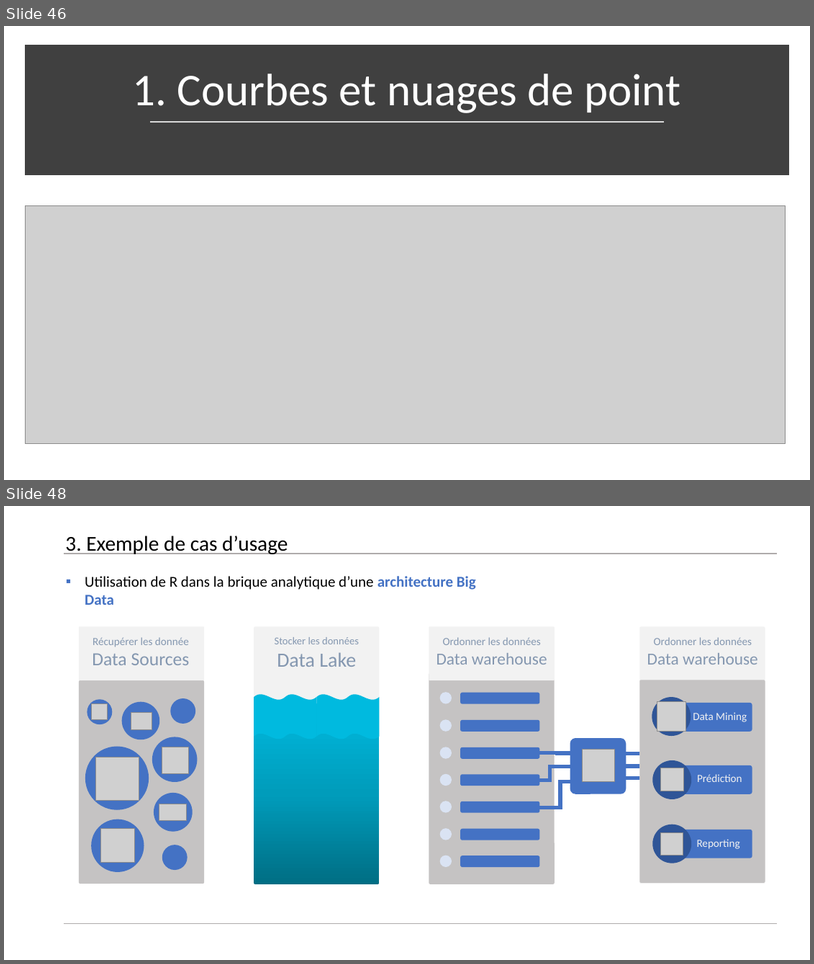
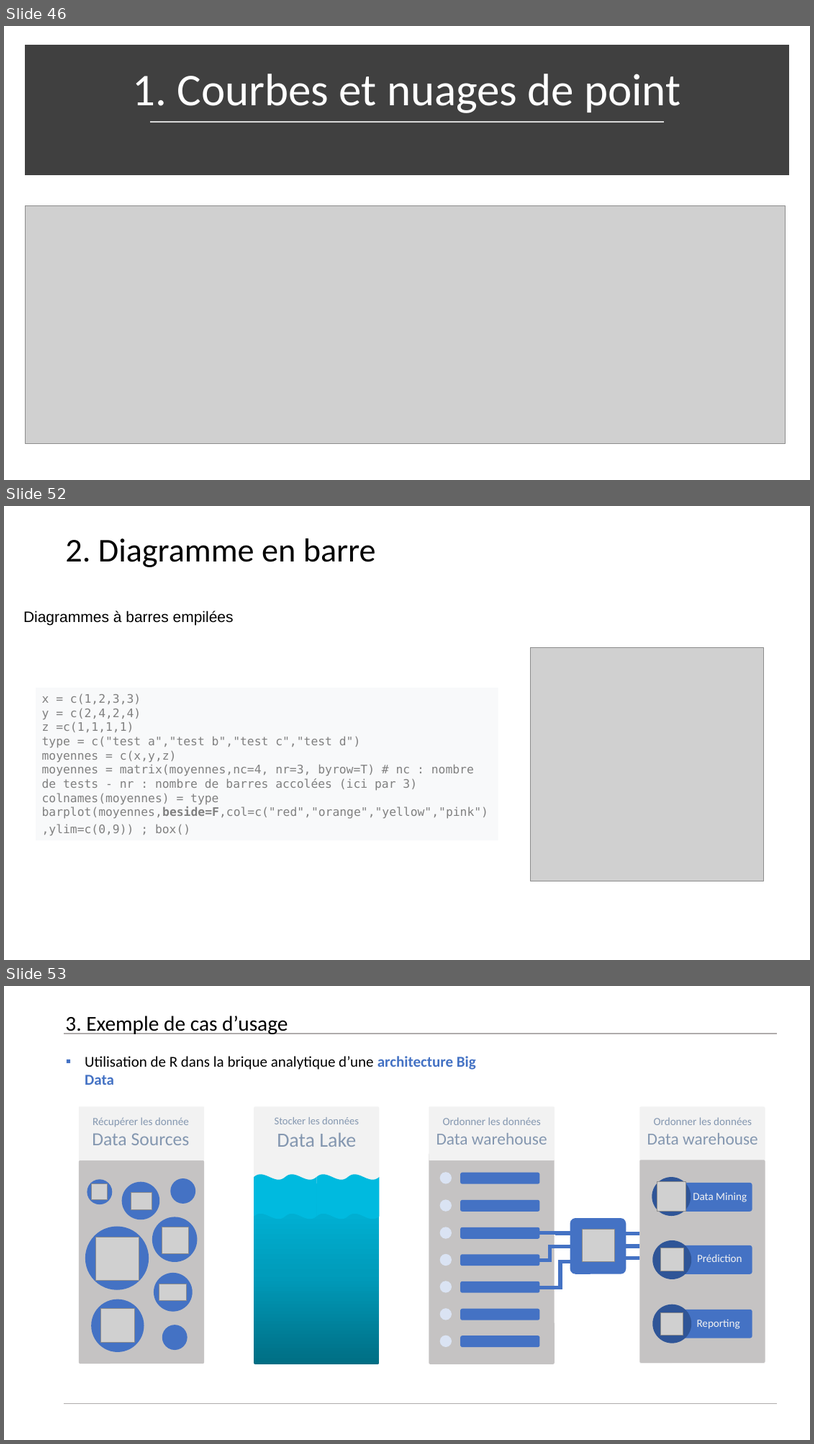
Before and after one commit to Arkantick/Enseignement_EPSI_LangageR, a slide deck: EPSI/Langage R/Généralités R/Environnement_R_Cours.pptx. Shown one above the other, each under a label of ours: slides 46 and 48 before the commit, slides 46, 52 and 53 after it; the slides between them are not shown. The pictures are 814x964 and 814x1444 pixels, drawn with LibreOffice and Linux fonts; fonts in the diff are those of the drawing; grey boxes stand for pictures; background and template pictures are left out. Boxes give left, top, right and bottom in pixels: in the first picture for what was removed or moved away, otherwise in the second. Text is boxed around its words. In the diff, an @@ line names an element or a change of style, - is before the commit and + after.

```diff
--- a/EPSI/Langage R/Généralités R/Environnement_R_Cours.pptx
+++ b/EPSI/Langage R/Généralités R/Environnement_R_Cours.pptx
@@ slide 52 added at bbox=[4, 506, 810, 960], background #FFFFFF @@
@@ title added at bbox=[65, 538, 376, 567], 39.6 pt, text #000000 @@
+2. Diagramme en barre
@@ text added at bbox=[23, 610, 234, 625], 18 pt, text #000000 @@
+Diagrammes à barres empilées
@@ picture added at bbox=[531, 648, 764, 880] @@
@@ rectangle added at bbox=[36, 687, 499, 840], fill #F8F9FA, 14 pt, text #808080 @@
+x = c(1,2,3,3)
+y = c(2,4,2,4)
+z =c(1,1,1,1)
+type = c("test a","test b","test c","test d")
+moyennes = c(x,y,z)
+moyennes = matrix(moyennes,nc=4, nr=3, byrow=T) # nc : nombre de tests - nr : nombre de barres accolées (ici par 3)
+colnames(moyennes) = type barplot(moyennes,beside=F,col=c("red","orange","yellow","pink"),ylim=c(0,9)) ; box()
@@ what was slide 48 is now slide 53 @@
```
Also in this commit, not shown: 3 slides changed, 4 other slides added.
